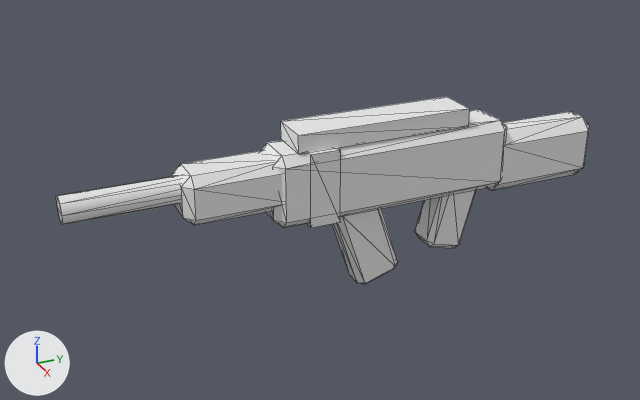
An edit to the glTF model game/assets/armas/rajada_01.glb, drawn before and after from the same camera.
Rendered twice from a 50 mm lens placed at (1.179, -0.77, 0.6), pointed at (-0.027, -0.227, -0.003). The axes (+X, +Y, +Z) are drawn at lower left. The lights are the same throughout. The older version comes first. Mesh edges are drawn as thin lines. Vertices at exactly the same position are counted once.

Objects in the first picture: 'rajada_01'.
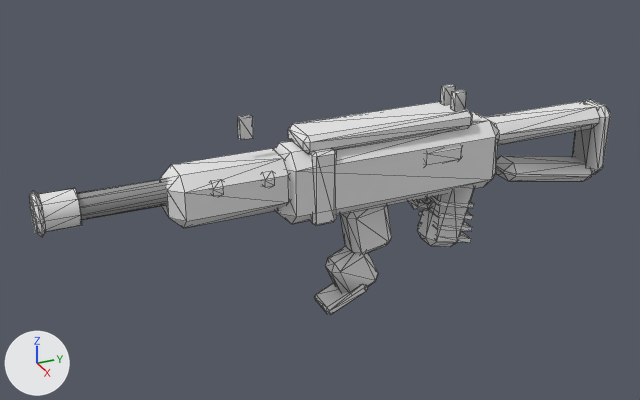
Pixel boxes (x1, y1, x2, y2) of what changed, in the pictures (640 x 400 px):
'rajada_01', recoloured, reshaped (9% wider, 23% taller)
    before: (56, 97, 590, 285)
    after: (29, 84, 611, 315)
part 1 of me_rajada_01, added
    after: (77, 179, 168, 220)
part 2 of me_rajada_01, added
    after: (441, 84, 456, 105)
part 3 of me_rajada_01, added
    after: (451, 90, 466, 111)
part 4 of me_rajada_01, added
    after: (238, 115, 253, 140)
part 5 of me_rajada_01, added
    after: (30, 188, 82, 233)
part 6 of me_rajada_01, rebuilt (9% narrower)
    before: (261, 109, 507, 228)
    after: (274, 112, 498, 224)
part 7 of me_rajada_01, rebuilt (21% narrower, 35% shorter)
    before: (332, 209, 398, 285)
    after: (340, 205, 392, 254)
part 8 of me_rajada_01, rebuilt
    before: (415, 190, 476, 248)
    after: (417, 187, 475, 247)
part 9 of me_rajada_01, rebuilt
    before: (172, 151, 282, 225)
    after: (159, 149, 290, 228)
part 10 of me_rajada_01, rebuilt
    before: (488, 112, 590, 191)
    after: (496, 156, 592, 181)
part 11 of me_rajada_01, rebuilt
    before: (307, 147, 341, 228)
    after: (291, 140, 337, 226)
part 12 of me_rajada_01, rebuilt (9% shorter)
    before: (281, 97, 470, 154)
    after: (288, 102, 473, 154)
part 13 of me_rajada_01, added
    after: (315, 100, 611, 315)
part 14 of me_rajada_01, reshaped
    before: (56, 176, 181, 225)
    after: (29, 178, 275, 237)

The change, as a list of edits to the scene's bpy script:
```text
Change mat_m_paleta_ventania:
    add n2 = _N.new('ShaderNodeMix'); n2.name = 'Mix'
    add n2.data_type = 'RGBA'
    add n2.blend_type = 'MULTIPLY'
    add n2.inputs[0].default_value = 1.0  # 'Factor'
    add n2.inputs[7].default_value = (0.8, 0.8, 0.8, 1.0)  # 'B', white #e7e7e7
    add n3 = _N.new('ShaderNodeVertexColor'); n3.name = 'Color Attribute'
    where n0 = _N.new('ShaderNodeBsdfPrincipled'); n0.name = 'Principled BSDF'
    add _L.new(n2.outputs[2], n0.inputs[0])  # 'Result' to 'Base Color'
    add _L.new(n3.outputs[0], n2.inputs[6])  # 'Color' to 'A'
Change me_rajada_01:
    used by ob_rajada_01; location = (0.0, 0.0, 0.0)
    remove me_rajada_01.from_pydata(...)  # 152 vertices, 272 faces; spans x -0.046..0.046, y -0.64..0.28, z -0.155..0.14
    add me_rajada_01.from_pydata(...)  # 508 vertices, 920 faces; spans x -0.047..0.047, y -0.676..0.32, z -0.193..0.168
    me_rajada_01 part 1: a new loose piece, a 10-sided cylinder along y spanning x -0.019..0.019, y -0.64..-0.34, z 0.05..0.09, in mat_m_paleta_ventania
    me_rajada_01 part 2: a new loose piece, a box spanning x -0.022..-0.01, y -0.01..0.01, z 0.135..0.165, in mat_m_paleta_ventania
    me_rajada_01 part 3: a new loose piece, a box spanning x 0.01..0.022, y -0.01..0.01, z 0.135..0.165, in mat_m_paleta_ventania
    me_rajada_01 part 4: a new loose piece, a box spanning x -0.005..0.005, y -0.37..-0.35, z 0.135..0.168, in mat_m_paleta_ventania
    me_rajada_01 part 5: a new loose piece, an 8-sided cylinder along y spanning x -0.029..0.029, y -0.675..-0.615, z 0.041..0.099, in mat_m_paleta_ventania
    me_rajada_01 part 6: the loose piece of 24 vertices spanning x -0.045..0.045, y -0.33..0.09, z -0.01..0.11 is rebuilt with 24 vertices and now spans x -0.045..0.045, y -0.32..0.08, z -0.01..0.11
    me_rajada_01 part 7: the loose piece of 24 vertices spanning x -0.025..0.025, y -0.22..-0.1, z -0.155..0.015 is rebuilt with 24 vertices and now spans x -0.025..0.025, y -0.198..-0.112, z -0.099..-0.001
    me_rajada_01 part 8: the loose piece of 24 vertices spanning x -0.03..0.03, y -0.048..0.048, z -0.119..0.019 is rebuilt with 24 vertices and now spans x -0.029..0.029, y -0.047..0.047, z -0.118..0.018
    me_rajada_01 part 9: the loose piece of 24 vertices spanning x -0.04..0.04, y -0.47..-0.29, z 0.02..0.1 is rebuilt with 24 vertices and now spans x -0.042..0.042, y -0.49..-0.29, z 0.017..0.102
    me_rajada_01 part 10: the loose piece of 24 vertices spanning x -0.035..0.035, y 0.06..0.28, z -0.025..0.085 is rebuilt with 24 vertices and now spans x -0.032..0.032, y 0.101..0.299, z -0.042..0.022
    me_rajada_01 part 11: the loose piece of 8 vertices spanning x -0.046..0.046, y -0.275..-0.225, z -0.011..0.111 is rebuilt with 24 vertices and now spans x -0.047..0.047, y -0.27..-0.23, z -0.012..0.112
    me_rajada_01 part 12: the loose piece of 8 vertices spanning x -0.035..0.035, y -0.29..0.01, z 0.11..0.14 is rebuilt with 24 vertices and now spans x -0.038..0.038, y -0.28..0.02, z 0.105..0.135
    me_rajada_01 part 13: 200 vertices added at x -0.046..0.046, y -0.239..0.32, z -0.193..0.1
    me_rajada_01 part 14: 16 vertices removed from x -0.022..0.022, y -0.64..-0.32, z 0.048..0.092; 80 vertices added at x -0.043..0.043, y -0.676..-0.322, z 0.035..0.105
```
